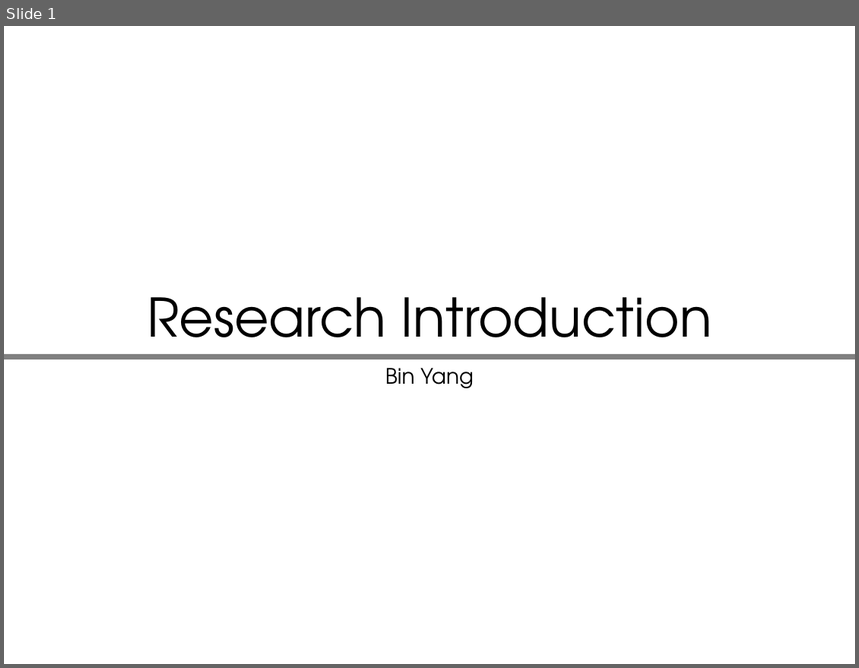
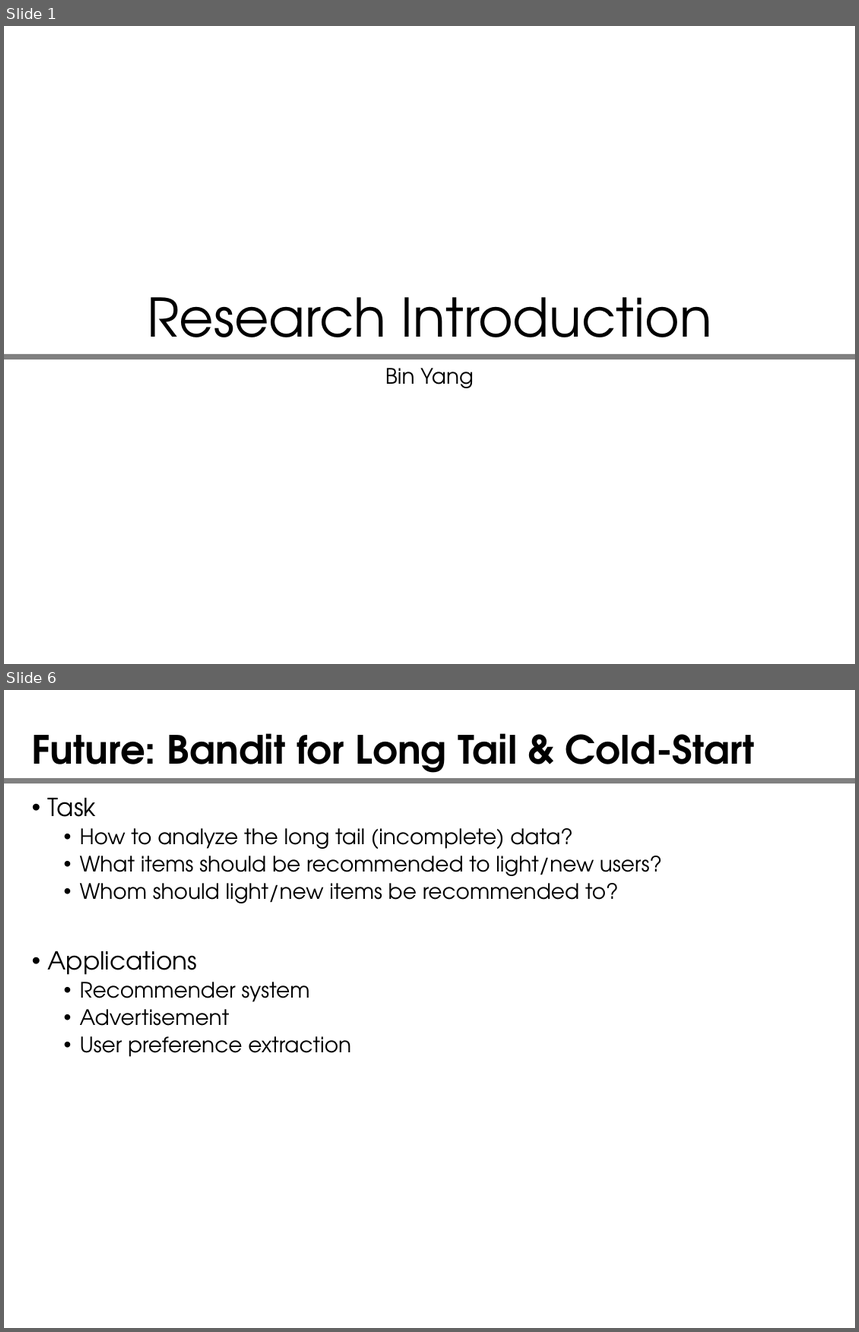
Before and after one commit to yangbin64/document, a slide deck: introduction.pptx. Shown one above the other, each under a label of ours: slide 1 before the commit, slides 1 and 6 after it; the slides between them are not shown. The pictures are 859x668 and 859x1332 pixels, drawn with LibreOffice and Linux fonts; fonts in the diff are those of the drawing. Boxes give left, top, right and bottom in pixels: in the first picture for what was removed or moved away, otherwise in the second. Text is boxed around its words. In the diff, an @@ line names an element or a change of style, - is before the commit and + after.

```diff
--- a/introduction.pptx
+++ b/introduction.pptx
@@ slide 6 added at <box>4,690,855,1328</box>, background #FFFFFF @@
@@ title added at <box>32,733,755,780</box>, 33 pt, text #000000, bold @@
+Future: Bandit for Long Tail & Cold-Start
@@ rectangle added at <box>4,778,855,783</box>, fill #808080 @@
@@ text added at <box>48,798,662,1057</box>, 18 pt, text #000000 @@
+• Task
+  • How to analyze the long tail (incomplete) data?
+  • What items should be recommended to light/new users?
+  • Whom should light/new items be recommended to?
+• Applications
+  • Recommender system
+  • Advertisement
+  • User preference extraction
```
Also in this commit, not shown: 3 slides changed, 4 other slides added, 2 slides removed, 1 other file.
